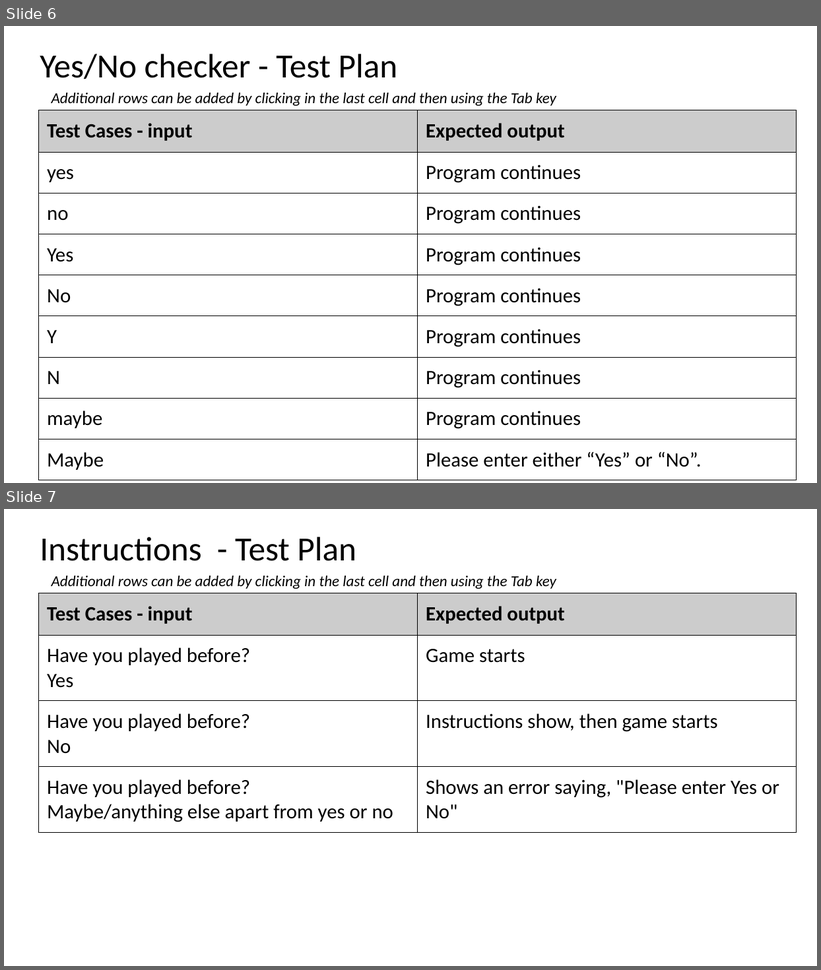
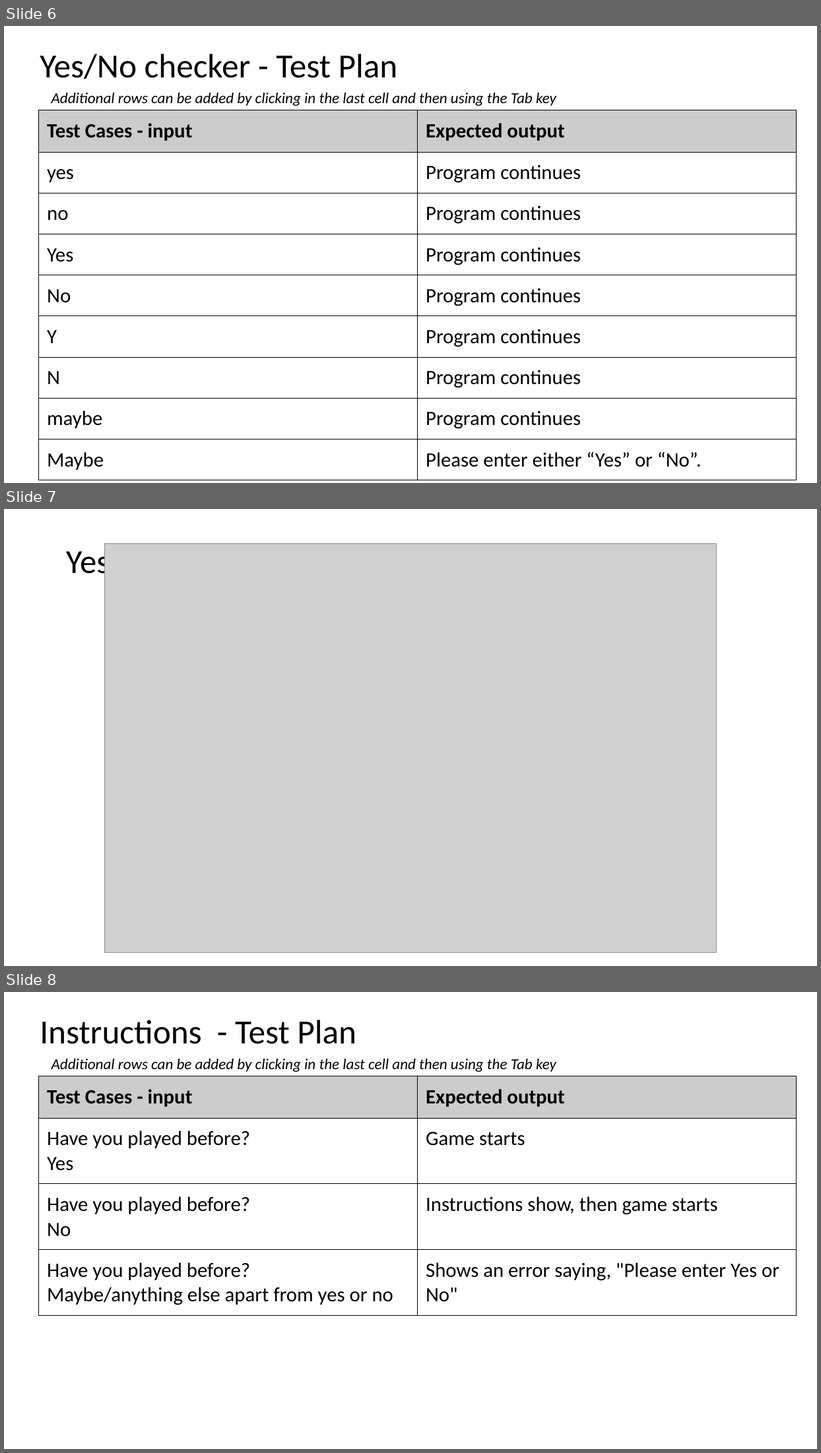
Before and after one commit to joshbatmiddleton/Lucky-Unicorn, a slide deck: Lucky Unicorn Documentation.pptx. Shown one above the other, each under a label of ours: slides 6 and 7 before the commit, slides 6, 7 and 8 after it. The pictures are 821x970 and 821x1453 pixels, drawn with LibreOffice and Linux fonts; fonts in the diff are those of the drawing; grey boxes stand for pictures. Boxes give left, top, right and bottom in pixels: in the first picture for what was removed or moved away, otherwise in the second. Text is boxed around its words. In the diff, an @@ line names an element or a change of style, - is before the commit and + after.

```diff
--- a/Lucky Unicorn Documentation.pptx
+++ b/Lucky Unicorn Documentation.pptx
@@ slide 7 added at box(4, 509, 817, 966), background #FFFFFF @@
@@ title added at box(66, 541, 390, 582), 39.6 pt, text #000000 @@
+Yes/No Checker: Testing
@@ picture added at box(104, 544, 716, 953) @@
@@ what was slide 7 is now slide 8 @@
```
Also in this commit, not shown: 2 slides changed, 1 slide removed, 1 other file.
